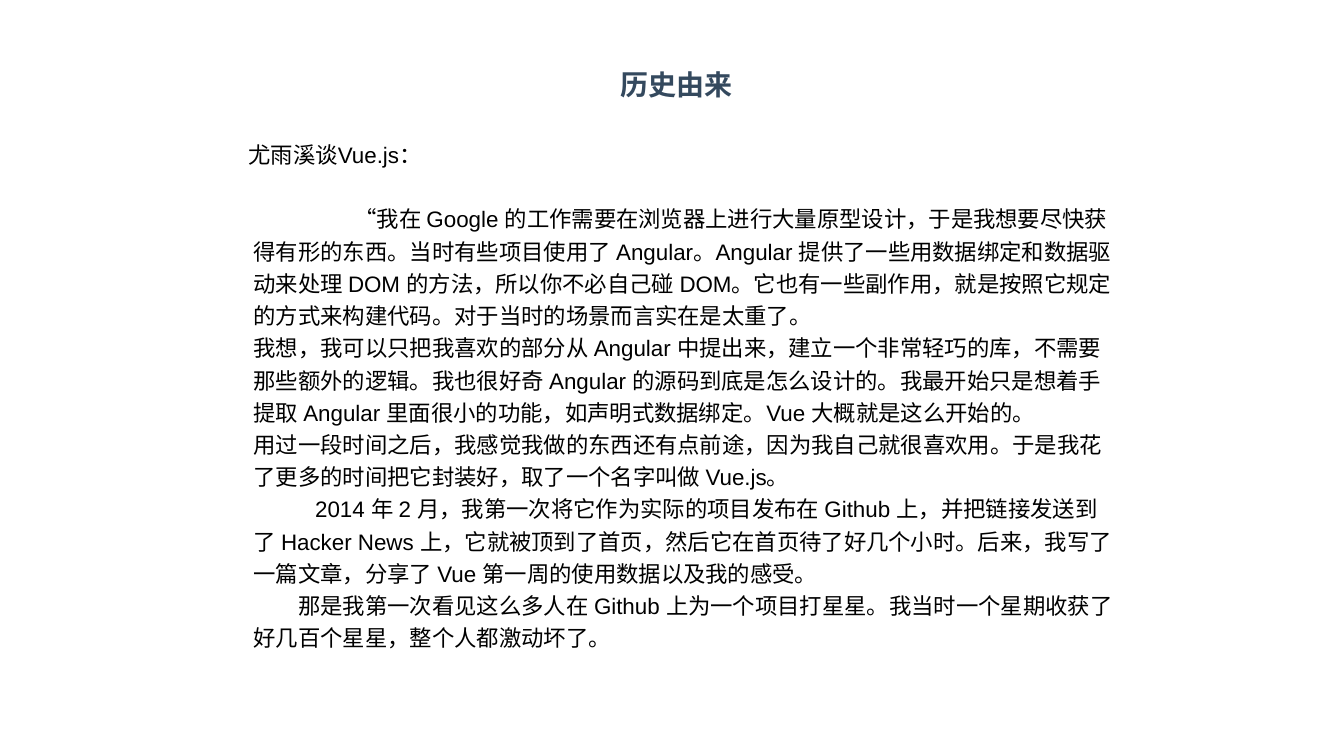
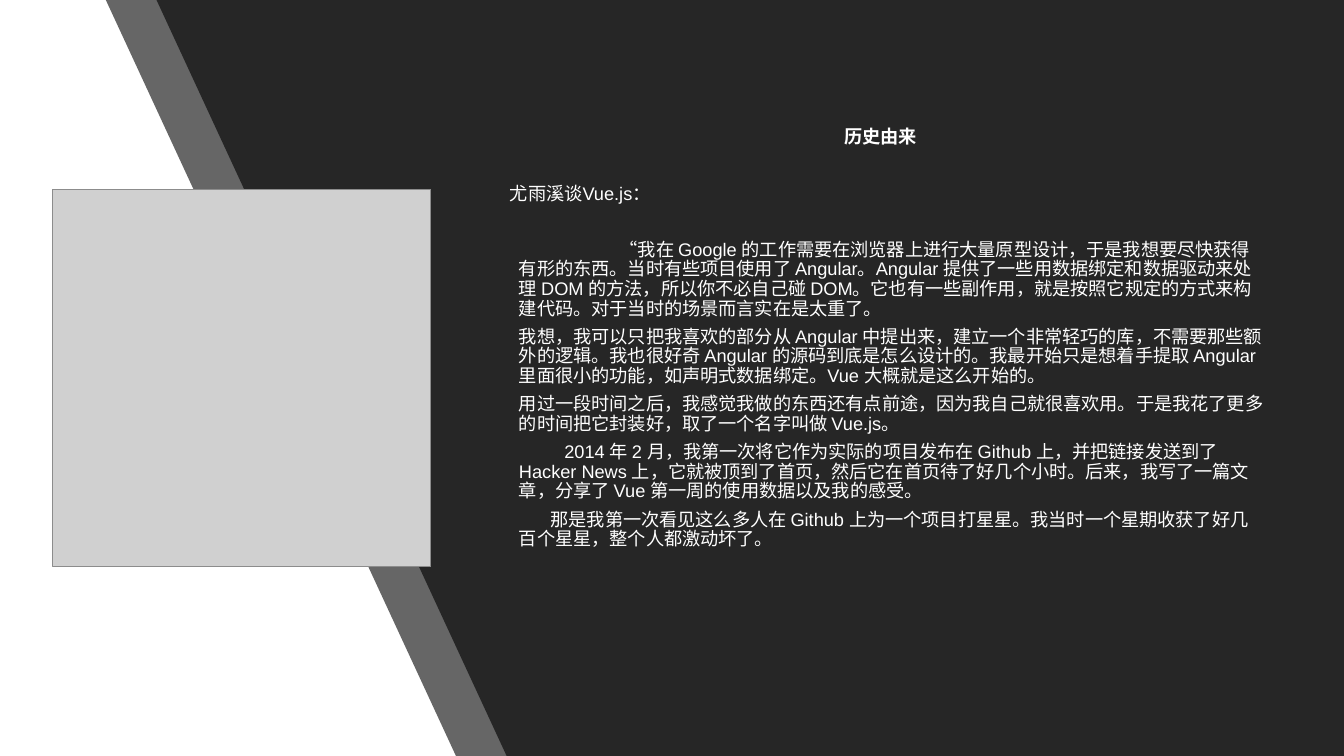
Before and after one commit to RamirezET/vue-sharing, a slide deck: slide 3 of Vue 2.pptx. Drawn at 1344x756 pixels with LibreOffice and Linux fonts; fonts in the diff are those of the drawing; grey boxes stand for pictures. Boxes give left, top, right and bottom in pixels: in the first picture for what was removed or moved away, otherwise in the second. Text is boxed around its words. In the diff, an @@ line names an element or a change of style, - is before the commit and + after.

```diff
--- a/Vue 2.pptx
+++ b/Vue 2.pptx
@@ freeform shape added at bbox=[106, 0, 1343, 756], fill #262626 at 70% opacity @@
@@ freeform shape added at bbox=[156, 0, 1344, 756], fill #262626 @@
@@ text "历史由来": place and size @@
-text "历史由来" at bbox=[248, 71, 1112, 649]
+text "历史由来" at bbox=[510, 127, 1263, 547]
@@ text "历史由来" at bbox=[510, 127, 1263, 547]: size 20 to 13 pt, text colour #34495E to #FFFFFF in "历史由来"; size 16 to 13 pt, text colour #000000 to #FFFFFF; line spacing 1.2 to 0.9; more space between paragraphs @@
@@ picture added at bbox=[53, 190, 432, 568] @@
```
Also in this commit, not shown: 6 other slides changed, 1 slide removed.
